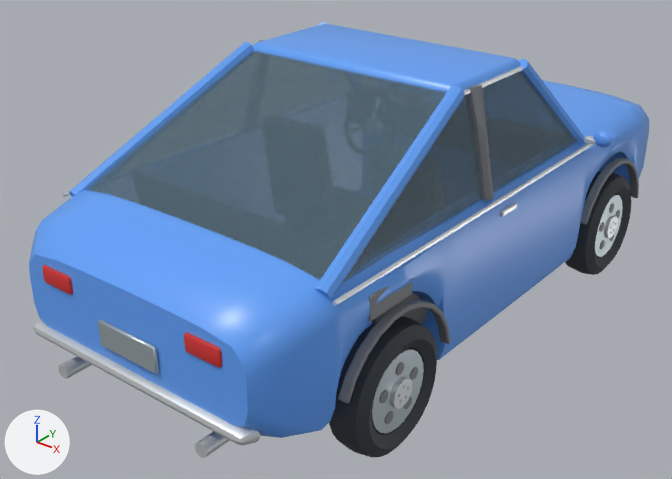
The FBX model Assets/Resources/VehicleModels/Pebble.fbx as it was, and as the next commit left it.
Camera for both pictures: a 50 mm camera at (2.76, -3.93, 2.19) aimed at (-0.14, -0.3, -0.06). The lights are fixed; the arrows at lower left show +X, +Y and +Z. The older version comes first. Where no turn or scale is listed for an object, it has been applied to the vertices. Vertices at exactly the same position are counted once.

In view in the first picture: 'Body__chrome', 'Body__engine', 'Body__glass', 'Body__metal', 'Body__paint', 'Body__tail', 'WheelFR__metal', 'WheelFR__rubber', 'WheelRR__metal', 'WheelRR__rubber' and 5 more.
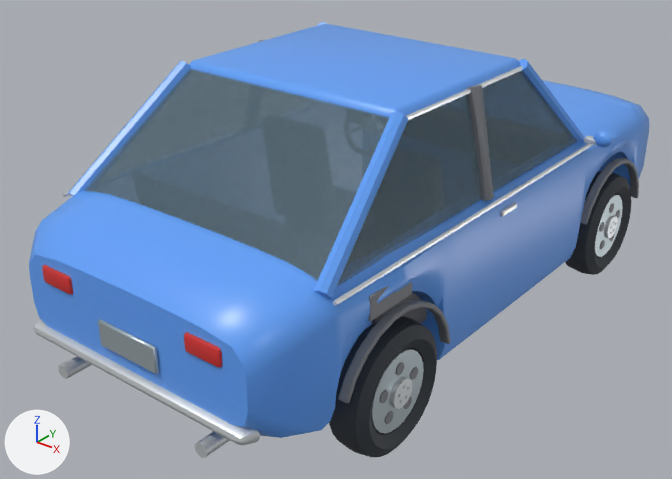
Boxes [x1, y1, x2, y2] around the edits, measured in the pictures (672 x 479 px; the box of a moved part takes in the faces that stretch with it):
'Body__glass', reshaped (6% shorter): before [85, 50, 578, 282]; after [84, 69, 578, 286]
part 1 of me_body__glass, moved or reshaped: before [85, 50, 468, 282]; after [84, 69, 468, 286]
part 2 of me_body__chrome, moved or reshaped (mostly hidden): before [464, 66, 523, 95]; after [406, 66, 523, 120]
part 3 of me_body__paint, moved or reshaped: before [253, 23, 521, 298]; after [189, 23, 521, 297]

The change, as a diff of the scene's bpy script:
```diff
--- a/Assets/Resources/VehicleModels/Pebble.fbx.py
+++ b/Assets/Resources/VehicleModels/Pebble.fbx.py
@@ me_body__chrome @@
 me_body__chrome.from_pydata(...)  # 389 vertices, 329 faces; spans x -0.9..0.9, y -1.91..1.9, z -0.25..0.95
 # used by ob_body__chrome; location = (0.0, 0.0, 0.0)
 # before: 24 (0.65, -0.42, 0.95), 26 (0.64, -0.42, 0.94), 28 (0.64, -0.42, 0.93), 30 (0.65, -0.42, 0.92), 32 (0.66, -0.42, 0.93)
 # before: 34 (0.66, -0.42, 0.94)
+# me_body__chrome part 2
+for i in [24, 26, 28, 30, 32, 34]: me_body__chrome.vertices[i].co += Vector((0.0, -0.45, 0.0))
 me_body__chrome.materials.append(mat_chrome)
@@ me_body__glass @@
 # used by ob_body__glass; location = (0.0, 0.0, 0.0)
 # before: 9 (-0.63, -0.41, 0.93), 10 (0.63, -0.41, 0.93), 13 (-0.63, -0.41, 0.95), 14 (0.63, -0.41, 0.95), 26 (-0.64, -0.41, 0.93)
 # before: 30 (-0.65, -0.41, 0.93), 42 (0.65, -0.41, 0.93), 46 (0.64, -0.41, 0.93)
-me_body__glass.from_pydata(...)  # 48 vertices, 36 faces; spans x -0.78..0.78, y -1.5..0.72, z 0.44..0.95
+me_body__glass.from_pydata(...)  # 48 vertices, 36 faces; spans x -0.78..0.78, y -1.5..0.72, z 0.44..0.94
+# me_body__glass part 1
+for i in [9, 10, 13, 14]: me_body__glass.vertices[i].co += Vector((0.0, -0.45, 0.0))
+for i in [26, 30, 42, 46]: me_body__glass.vertices[i].co += Vector((0.0, -0.43, 0.0))
 me_body__glass.materials.append(mat_glass)
@@ me_body__paint @@
 # used by ob_body__paint; location = (0.0, 0.0, 0.0)
-me_body__paint.from_pydata(...)  # 1304 vertices, 1276 faces; spans x -0.97..0.97, y -1.86..1.85, z -0.33..0.99
+me_body__paint.from_pydata(...)  # 1304 vertices, 1276 faces; spans x -0.97..0.97, y -1.86..1.85, z -0.33..0.98
+# me_body__paint part 3: 36 of the vertices in x -0.68..0.68, y -0.41..-0.38, z 0.92..0.98 are moved by (0.0, -0.45, 0.0)
+# other edits to the shape of me_body__paint do not show in these pictures
 me_body__paint.materials.append(mat_paint)
```
